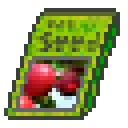
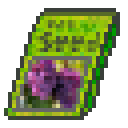
Revision of a layered 128×128 image; what changed, layer by layer:
showed group "Grapes" (2 layers) over (20, 60, 88, 108)
renamed "图层 11" to "图层 17", painted on it over (20, 60, 88, 108)
hid group "Apple" (2 layers) over (20, 60, 88, 108)
hid group "Corns" (5 layers) over (20, 60, 88, 108)
hid group "Peanuts" (4 layers) over (20, 60, 88, 108)
hid group "Onion" (2 layers) over (20, 60, 88, 108)
hid group "Lettuce" (2 layers) over (20, 60, 88, 108)
hid group "Leek" (2 layers) over (20, 60, 88, 108)
hid group "Eggplant" (2 layers) over (20, 60, 88, 108)
renamed "图层 5" to "图层 16", painted on it over (20, 60, 88, 108)
hid group "Edamame" (2 layers) over (20, 60, 88, 108)
hid group "Daikon" (2 layers) over (20, 60, 88, 108)
hid group "Zucchini" (2 layers) over (20, 60, 88, 108)
hid group "Wheat" (2 layers) over (20, 60, 88, 108)
hid group "Watermelon" (2 layers) over (20, 60, 88, 108)
hid group "Pumpkin" (2 layers) over (20, 60, 88, 108)
hid group "PepperJalapeno" (2 layers) over (20, 60, 88, 108)
hid group "PepperHabanero" (2 layers) over (20, 60, 88, 108)
hid group "BellPepper" (2 layers) over (20, 60, 88, 108)
